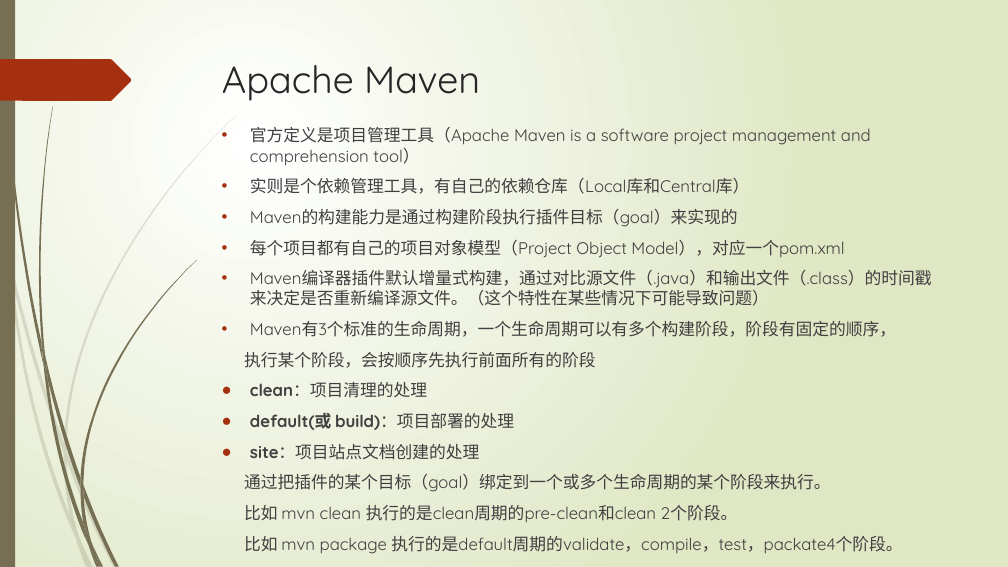
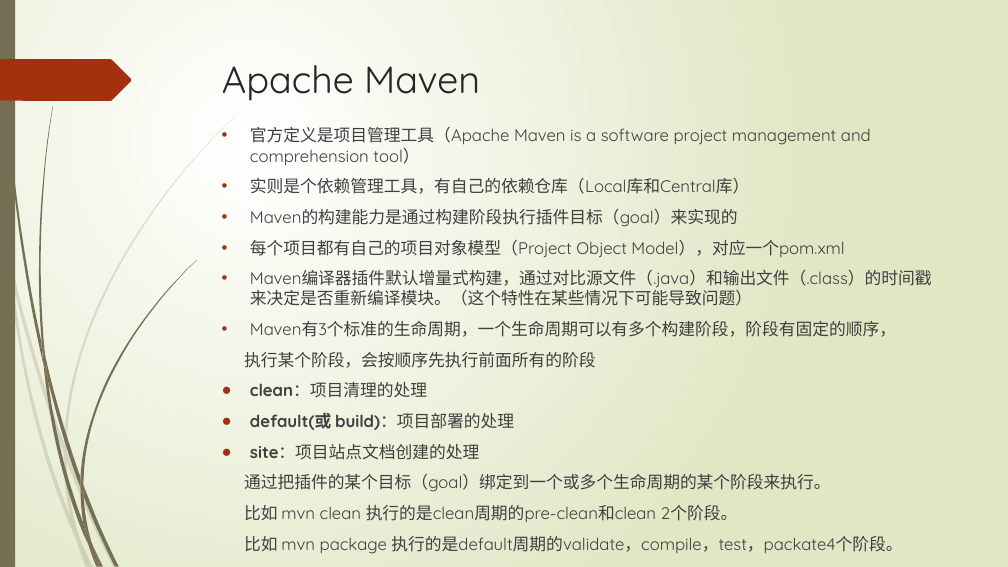
Before and after one commit to xljnc/gradle-springboot-plugin, a slide deck: slide 7 of doc/Gradle浅析.pptx. Drawn at 1008x567 pixels with LibreOffice and Linux fonts; fonts in the diff are those of the drawing. Boxes give left, top, right and bottom in pixels: in the first picture for what was removed or moved away, otherwise in the second. Text is boxed around its words. In the diff, an @@ line names an element or a change of style, - is before the commit and + after.

Commit message:
配置文件 by qiyu 2022-01-10

```diff
--- a/doc/Gradle浅析.pptx
+++ b/doc/Gradle浅析.pptx
@@ text at [250, 270, 932, 306]: text changed @@
-• Maven编译器插件默认增量式构建，通过对比源文件（.java）和输出文件（.class）的时间戳来决定是否重新编译源文件。（这个特性在某些情况下可能导致问题）
+• Maven编译器插件默认增量式构建，通过对比源文件（.java）和输出文件（.class）的时间戳来决定是否重新编译模块。（这个特性在某些情况下可能导致问题）
```
